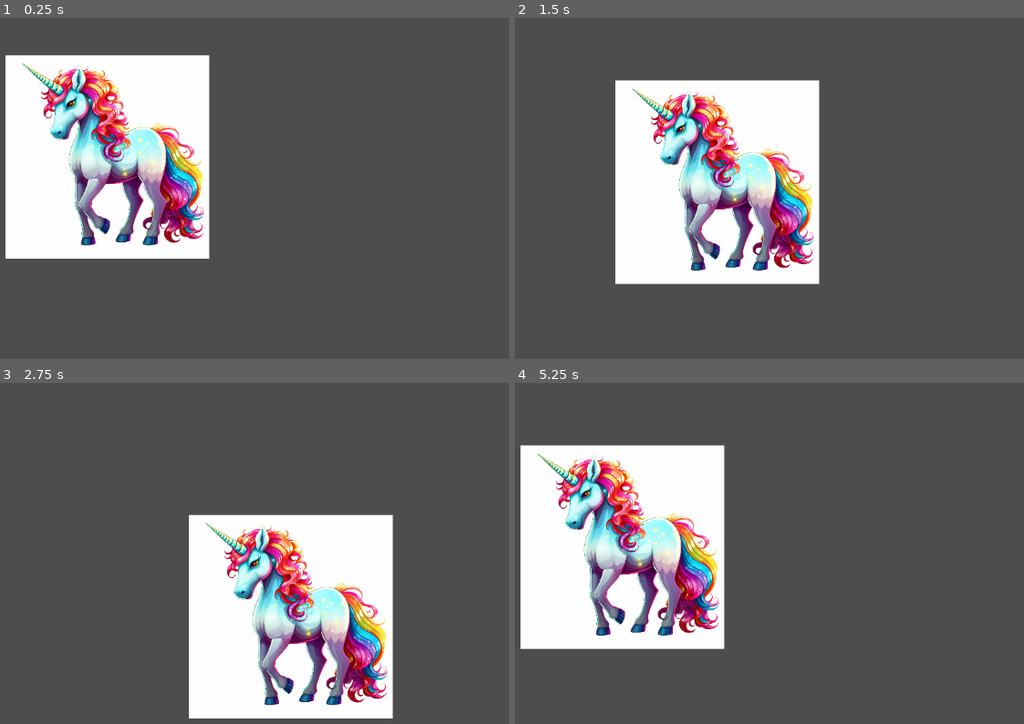
Above: before the commit, frames 1-4 (two rows, left to right).
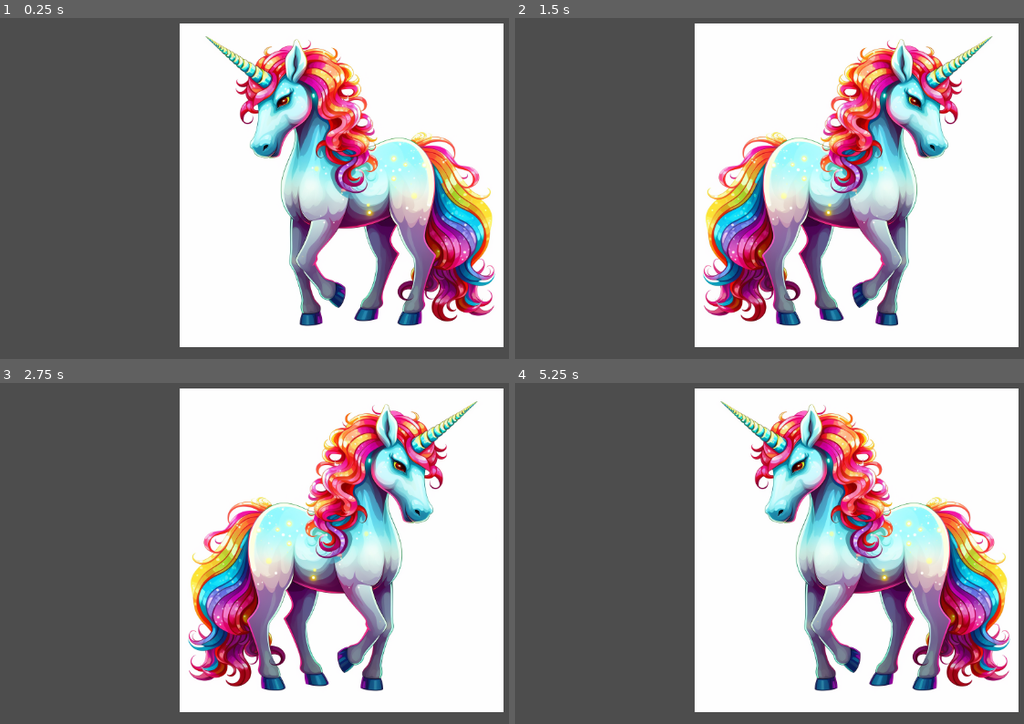
Above: after the commit, the same moments.

Repository: twfahey1/UnicornFarm
Game: Godot game, scene res://Scenes/player.tscn
The game is run twice, just before and just after one commit, with the same random seed, the same clock (stepped at 60 frames per second) and the same inputs. Before the commit the project starts from res://Scenes/main.tscn.
Inputs:
- Up to frame 1 (0.25 s): no input
- Up to frame 2 (1.5 s): tap Enter at 0.5 s; hold Right (move_right) 0.53-1.28 s; tap Space (ui_select) at 0.6, 0.77, 1.07, 1.35 s; hold Down (move_down) from 1.28 s (still down)
- Up to frame 3 (2.75 s): tap Space (ui_select) at 1.52, 1.82, 2.1 s; release Down (move_down) at 2.03 s; hold Right (move_right) from 2.03 s (still down)
- Up to frame 4 (5.25 s): release Right (move_right) at 2.78 s; hold Up (move_up) 2.78-3.53 s; tap Space (ui_select) at 2.85, 3.02, 3.32, 3.6, 3.77, 4.07, 4.35, 4.52, 4.82, 5.1 s; hold Left (move_left) 3.53-5.03 s; hold Down (move_down) from 5.03 s (still down)

The runs differ from the first frame. In frame 1, 78% of the frame differs, in the area x 1-99%, y 1-97%; in frame 2, 65%; in frame 3, 56%; in frame 4, 78%.
Error before the commit: Invalid call. Nonexistent function 'instance' in base 'PackedScene'. (res://Scripts/MainUnicorn.gd:26)

Commit message:
Revise logic to use simple left and right animation logic

Diff:
--- a/MainUnicorn.gd
+++ /dev/null
@@ -1,64 +0,0 @@
-extends Sprite2D
-
-# Member variables
-var speed = 200
-var tomato_counter = 0  # Initialize the counter
-@onready var tomato_counter_label = get_node("Label") # Adjust the path based on your actual node hierarchy
-var TomatoMissle = preload("res://tomato-missle.tscn")
-
-
-
-# Called when the node enters the scene tree for the first time.
-func _ready():
-
-	pass
-
-# Called every frame. 'delta' is the elapsed time since the previous frame.
-func _process(delta):
-	if Input.is_action_just_pressed("ui_select"):  # "ui_select" is the default action for spacebar
-		print("Spacebar was pressed.")  # Log message to console
-		shoot_tomato()
-
-# Shoot a TomatoMissle
-func shoot_tomato():
-	print(TomatoMissle)
-	# if TomatoMissle:
-	# 	var tomato_instance = TomatoMissle.instance()  # Create a new instance of the TomatoMissle
-	# 	tomato_instance.position = self.position  # Set its initial position to the Unicorn's position
-
-	# 	# Optionally: Add any velocity or other properties to simulate shooting
-	# 	tomato_instance.velocity = Vector2(200, 0)  # Example velocity, adjust as needed
-
-	# 	get_parent().add_child(tomato_instance)  # Add the TomatoMissle to the parent scene
-	# else:
-	# 	print("No missle!")
-# Update UI Label
-func update_ui():
-	# Console log the counter
-	print(tomato_counter)
-	tomato_counter_label.text = str(tomato_counter)
-
-# Physics process for handling movement
-func _physics_process(delta):
-	var velocity = Vector2(0, 0)
-	if Input.is_action_pressed("ui_right"):
-		velocity.x += 100
-	if Input.is_action_pressed("ui_left"):
-		velocity.x -= 100
-	if Input.is_action_pressed("ui_down"):
-		velocity.y += 100
-	if Input.is_action_pressed("ui_up"):
-		velocity.y -= 100
-	velocity = velocity.normalized() * speed * delta
-	self.position += velocity
-
-# Increment tomato counter
-func increment_tomato_counter():
-	tomato_counter += 1
-	update_ui()
-
-# Collision handling
-func _on_Area2D_body_entered(body):
-	if body.name == "TomatoMissle":
-		body.queue_free()
-		increment_tomato_counter()
--- a/Scenes/main.tscn
+++ b/Scenes/main.tscn
@@ -1,17 +1,98 @@
 [gd_scene load_steps=4 format=3 uid="uid://402bu0hegljn"]
 
-[ext_resource type="Script" path="res://Scripts/Node2D.gd" id="1_0atb2"]
 [ext_resource type="Texture2D" uid="uid://ck0o0xxqjukcc" path="res://Assets/tylerfahey_graphics_for_a_game_pixel_art_a_unicorn_with_rainbow_9c3c96ae-84d8-40c6-8c9a-7829b6bdfbc9.png" id="2_xmlfi"]
-[ext_resource type="Script" path="res://Scripts/MainUnicorn.gd" id="3_nsmcu"]
+
+[sub_resource type="GDScript" id="GDScript_chf53"]
+script/source = "extends Node2D
+
+
+# Called when the node enters the scene tree for the first time.
+func _ready():
+	pass # Replace with function body.
+
+
+# Called every frame. 'delta' is the elapsed time since the previous frame.
+func _process(delta):
+	pass
+var speed = 200
+var tomato_counter = 0  # Add this near the top of your script
+"
+
+[sub_resource type="GDScript" id="GDScript_k128n"]
+script/source = "extends Sprite2D
+
+# Member variables
+var speed = 200
+var tomato_counter = 0  # Initialize the counter
+@onready var tomato_counter_label = get_node(\"Label\") # Adjust the path based on your actual node hierarchy
+var TomatoMissle = preload(\"res://Scenes/shooting-object.tscn\");
+
+
+
+# Called when the node enters the scene tree for the first time.
+func _ready():
+
+	pass
+
+# Called every frame. 'delta' is the elapsed time since the previous frame.
+func _process(delta):
+	if Input.is_action_just_pressed(\"ui_select\"):  # \"ui_select\" is the default action for spacebar
+		print(\"Spacebar was pressed.\")  # Log message to console
+		shoot_tomato()
+
+# Shoot a TomatoMissle
+func shoot_tomato():
+	print(TomatoMissle)
+	if TomatoMissle:
+		var tomato_instance = TomatoMissle.instance()  # Create a new instance of the TomatoMissle
+	# 	tomato_instance.position = self.position  # Set its initial position to the Unicorn's position
+
+	# 	# Optionally: Add any velocity or other properties to simulate shooting
+	# 	tomato_instance.velocity = Vector2(200, 0)  # Example velocity, adjust as needed
+
+	# 	get_parent().add_child(tomato_instance)  # Add the TomatoMissle to the parent scene
+	# else:
+	# 	print(\"No missle!\")
+# Update UI Label
+func update_ui():
+	# Console log the counter
+	print(tomato_counter)
+	tomato_counter_label.text = str(tomato_counter)
+
+# Physics process for handling movement
+func _physics_process(delta):
+	var velocity = Vector2(0, 0)
+	if Input.is_action_pressed(\"ui_right\"):
+		velocity.x += 100
+	if Input.is_action_pressed(\"ui_left\"):
+		velocity.x -= 100
+	if Input.is_action_pressed(\"ui_down\"):
+		velocity.y += 100
+	if Input.is_action_pressed(\"ui_up\"):
+		velocity.y -= 100
+	velocity = velocity.normalized() * speed * delta
+	self.position += velocity
+
+# Increment tomato counter
+func increment_tomato_counter():
+	tomato_counter += 1
+	update_ui()
+
+# Collision handling
+func _on_Area2D_body_entered(body):
+	if body.name == \"TomatoMissle\":
+		body.queue_free()
+		increment_tomato_counter()
+"
 
 [node name="MainNode" type="Node2D"]
-script = ExtResource("1_0atb2")
+script = SubResource("GDScript_chf53")
 
 [node name="MainUnicorn" type="Sprite2D" parent="."]
 position = Vector2(226, 279)
 scale = Vector2(0.314941, 0.314941)
 texture = ExtResource("2_xmlfi")
-script = ExtResource("3_nsmcu")
+script = SubResource("GDScript_k128n")
 
 [node name="Label" type="Label" parent="MainUnicorn"]
 offset_left = 638.214
--- a/Scenes/player.tscn
+++ b/Scenes/player.tscn
@@ -1,15 +1,11 @@
-[gd_scene load_steps=6 format=3 uid="uid://c1dmhisdngbpe"]
+[gd_scene load_steps=5 format=3 uid="uid://c1dmhisdngbpe"]
 
 [ext_resource type="Script" path="res://Scripts/player.gd" id="1_2xn1n"]
-[ext_resource type="Texture2D" uid="uid://dlq6ufsgr7k14" path="res://Assets/tylerfahey_graphics_for_a_game_pixel_art_a_tomato_958f9d18-b392-48c3-b761-0156b7a7d9f8.png" id="1_cno5b"]
 [ext_resource type="Texture2D" uid="uid://ck0o0xxqjukcc" path="res://Assets/tylerfahey_graphics_for_a_game_pixel_art_a_unicorn_with_rainbow_9c3c96ae-84d8-40c6-8c9a-7829b6bdfbc9.png" id="2_leq3f"]
 
 [sub_resource type="SpriteFrames" id="SpriteFrames_t3uck"]
 animations = [{
 "frames": [{
-"duration": 1.0,
-"texture": ExtResource("1_cno5b")
-}, {
 "duration": 1.0,
 "texture": ExtResource("2_leq3f")
 }],
@@ -20,9 +16,6 @@
 "frames": [{
 "duration": 1.0,
 "texture": ExtResource("2_leq3f")
-}, {
-"duration": 1.0,
-"texture": ExtResource("1_cno5b")
 }],
 "loop": true,
 "name": &"walk",
@@ -32,14 +25,18 @@
 [sub_resource type="RectangleShape2D" id="RectangleShape2D_qmmjk"]
 
 [node name="Player" type="Area2D"]
+position = Vector2(596, 324)
 scale = Vector2(0.5, 0.5)
 script = ExtResource("1_2xn1n")
 metadata/_edit_group_ = true
 
 [node name="AnimatedSprite2D" type="AnimatedSprite2D" parent="."]
 sprite_frames = SubResource("SpriteFrames_t3uck")
-animation = &"up"
+animation = &"walk"
 
 [node name="CollisionShape2D" type="CollisionShape2D" parent="."]
 shape = SubResource("RectangleShape2D_qmmjk")
 debug_color = Color(0.862745, 0, 0.870588, 0.419608)
+
+[connection signal="body_entered" from="." to="." method="_on_body_entered"]
+[connection signal="hit" from="." to="." method="_on_hit"]
--- a/Scripts/MainUnicorn.gd
+++ /dev/null
@@ -1,64 +0,0 @@
-extends Sprite2D
-
-# Member variables
-var speed = 200
-var tomato_counter = 0  # Initialize the counter
-@onready var tomato_counter_label = get_node("Label") # Adjust the path based on your actual node hierarchy
-var TomatoMissle = preload("res://Scenes/shooting-object.tscn");
-
-
-
-# Called when the node enters the scene tree for the first time.
-func _ready():
-
-	pass
-
-# Called every frame. 'delta' is the elapsed time since the previous frame.
-func _process(delta):
-	if Input.is_action_just_pressed("ui_select"):  # "ui_select" is the default action for spacebar
-		print("Spacebar was pressed.")  # Log message to console
-		shoot_tomato()
-
-# Shoot a TomatoMissle
-func shoot_tomato():
-	print(TomatoMissle)
-	if TomatoMissle:
-		var tomato_instance = TomatoMissle.instance()  # Create a new instance of the TomatoMissle
-	# 	tomato_instance.position = self.position  # Set its initial position to the Unicorn's position
-
-	# 	# Optionally: Add any velocity or other properties to simulate shooting
-	# 	tomato_instance.velocity = Vector2(200, 0)  # Example velocity, adjust as needed
-
-	# 	get_parent().add_child(tomato_instance)  # Add the TomatoMissle to the parent scene
-	# else:
-	# 	print("No missle!")
-# Update UI Label
-func update_ui():
-	# Console log the counter
-	print(tomato_counter)
-	tomato_counter_label.text = str(tomato_counter)
-
-# Physics process for handling movement
-func _physics_process(delta):
-	var velocity = Vector2(0, 0)
-	if Input.is_action_pressed("ui_right"):
-		velocity.x += 100
-	if Input.is_action_pressed("ui_left"):
-		velocity.x -= 100
-	if Input.is_action_pressed("ui_down"):
-		velocity.y += 100
-	if Input.is_action_pressed("ui_up"):
-		velocity.y -= 100
-	velocity = velocity.normalized() * speed * delta
-	self.position += velocity
-
-# Increment tomato counter
-func increment_tomato_counter():
-	tomato_counter += 1
-	update_ui()
-
-# Collision handling
-func _on_Area2D_body_entered(body):
-	if body.name == "TomatoMissle":
-		body.queue_free()
-		increment_tomato_counter()
--- a/Scripts/player.gd
+++ b/Scripts/player.gd
@@ -1,4 +1,5 @@
 extends Area2D
+signal hit
 
 @export var speed = 400 # How fast the player will move (pixels/sec).
 var screen_size # Size of the game window.
@@ -27,7 +28,19 @@
 		$AnimatedSprite2D.animation = "walk"
 		$AnimatedSprite2D.flip_v = false
 		# See the note below about boolean assignment.
-		$AnimatedSprite2D.flip_h = velocity.x < 0
+		$AnimatedSprite2D.flip_h = velocity.x > 0
 	elif velocity.y != 0:
 		$AnimatedSprite2D.animation = "up"
-		$AnimatedSprite2D.flip_v = velocity.y > 0
+		$AnimatedSprite2D.flip_v = velocity.y < 0
+
+
+func _on_body_entered(body):
+	hide() # Player disappears after being hit.
+	hit.emit()
+	# Must be deferred as we can't change physics properties on a physics callback.
+	$CollisionShape2D.set_deferred("disabled", true)
+
+func start(pos):
+	position = pos
+	show()
+	$CollisionShape2D.disabled = false
--- a/project.godot
+++ b/project.godot
@@ -11,7 +11,7 @@
 [application]
 
 config/name="UnicornFarm"
-run/main_scene="res://Scenes/main.tscn"
+run/main_scene="res://Scenes/player.tscn"
 config/features=PackedStringArray("4.1", "GL Compatibility")
 config/icon="res://Assets/icon.svg"
 
